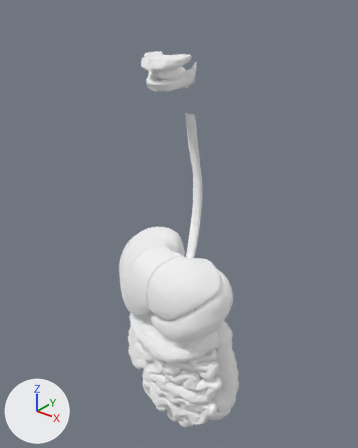
The glTF model assets/anatomy/models/digestive.glb: old version first, new version second.
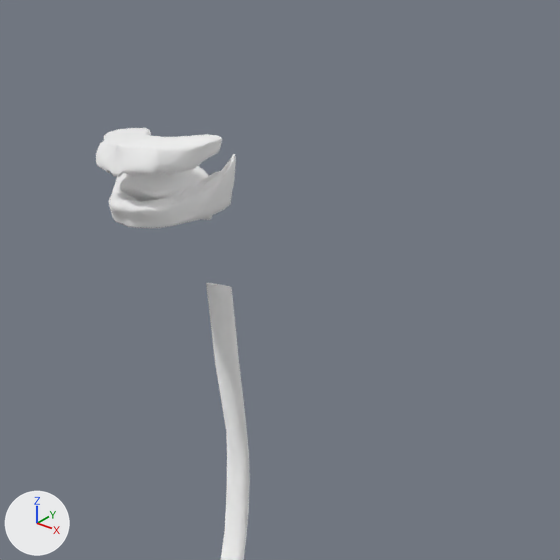
Each version appears first whole from a 50 mm lens placed at (0.445, -0.576, 0.773), pointed at (-0.026, 0.013, 0.408), and next in a close-up on the part from 29% to 91% of the width and 0% to 50% of the height. Lighting does not change. The marker at lower left points along +X, +Y and +Z. The older version's two pictures come first. Where no turn or scale is listed for an object, it has been applied to the vertices.

In view in the first close-up: 'FMA54640', 'FMA59763', 'FMA59764', 'FMA7131' and 2 more.
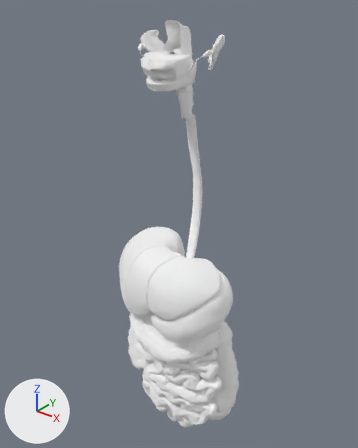
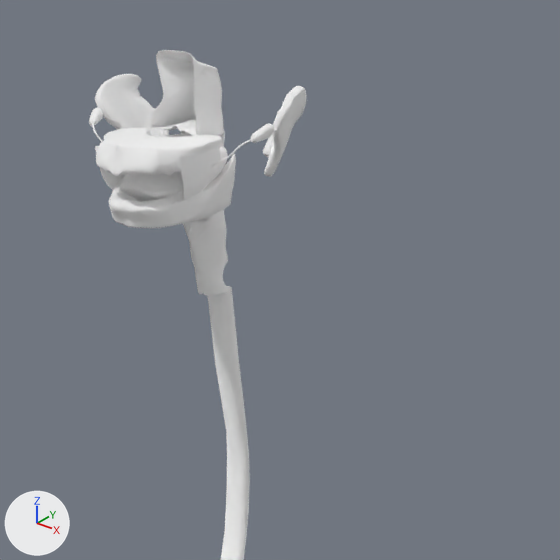
Where the change shows, as pixel boxes [x1, y1, x2, y2] in the close-ups (560 x 560 px):
'ZA_Nasopharynx', added: after [151, 50, 224, 135]
'ZA_Laryngopharynx', added: after [183, 210, 228, 296]
'ZA_Parotid_gland_r', added: after [95, 74, 169, 136]
'ZA_Oropharynx', added: after [95, 131, 228, 200]
'ZA_Parotid_gland_l', added: after [263, 86, 307, 177]
'ZA_Soft_palate', added: after [151, 120, 225, 141]
'ZA_Accessory_parotid_gland_l', added: after [251, 123, 274, 143]
'ZA_Accessory_parotid_gland_r', added: after [89, 108, 103, 126]
'ZA_Parotid_duct_l', added: after [212, 129, 278, 167]

Patch to the scene script:
```diff
--- a/assets/anatomy/models/digestive.glb.py
+++ b/assets/anatomy/models/digestive.glb.py
@@ ob_za_soft_palate @@
+ob_za_soft_palate = bpy.data.objects.new('ZA_Soft_palate', me_za_soft_palate)  # 915 vertices, 1826 faces; spans x -0.0181..0.0181, y -0.0197..0.0197, z -0.0063..0.0063; in mat_digestive (white #ffffff)
+ob_za_soft_palate.location = (-0.0007, -0.0227, 0.6877)
@@ ob_za_parotid_gland_r @@
+ob_za_parotid_gland_r = bpy.data.objects.new('ZA_Parotid_gland_r', me_za_parotid_gland_r)  # 450 vertices, 896 faces; spans x -0.0164..0.0164, y -0.0175..0.0175, z -0.0239..0.0239; in mat_digestive (white #ffffff)
+ob_za_parotid_gland_r.location = (-0.0505, -0.0081, 0.6901)
@@ ob_za_accessory_parotid_gland_r @@
+ob_za_accessory_parotid_gland_r = bpy.data.objects.new('ZA_Accessory_parotid_gland_r', me_za_accessory_parotid_gland_r)  # 108 vertices, 212 faces; spans x -0.00411..0.00411, y -0.00583..0.00583, z -0.00443..0.00443; in mat_digestive (white #ffffff)
+ob_za_accessory_parotid_gland_r.location = (-0.0583, -0.0335, 0.6929)
@@ ob_za_oropharynx @@
+ob_za_oropharynx = bpy.data.objects.new('ZA_Oropharynx', me_za_oropharynx)  # 818 vertices, 1632 faces; spans x -0.0333..0.0333, y -0.0336..0.0336, z -0.022..0.022; in mat_digestive (white #ffffff)
+ob_za_oropharynx.location = (-0.0007, -0.0311, 0.6678)
@@ ob_za_nasopharynx @@
+ob_za_nasopharynx = bpy.data.objects.new('ZA_Nasopharynx', me_za_nasopharynx)  # 763 vertices, 1522 faces; spans x -0.017..0.017, y -0.0199..0.0199, z -0.0213..0.0213; in mat_digestive (white #ffffff)
+ob_za_nasopharynx.location = (-0.0007, -0.0164, 0.7085)
@@ ob_za_parotid_gland_l @@
+ob_za_parotid_gland_l = bpy.data.objects.new('ZA_Parotid_gland_l', me_za_parotid_gland_l)  # 410 vertices, 816 faces; spans x -0.0162..0.0162, y -0.0174..0.0174, z -0.0236..0.0236; in mat_digestive (white #ffffff)
+ob_za_parotid_gland_l.location = (0.0495, -0.008, 0.6903)
@@ ob_za_parotid_duct_l @@
+ob_za_parotid_duct_l = bpy.data.objects.new('ZA_Parotid_duct_l', me_za_parotid_duct_l)  # 242 vertices, 460 faces; spans x -0.0143..0.0143, y -0.0115..0.0115, z -0.01..0.01; in mat_digestive (white #ffffff)
+ob_za_parotid_duct_l.location = (0.0475, -0.033, 0.6852)
@@ ob_za_accessory_parotid_gland_l @@
+ob_za_accessory_parotid_gland_l = bpy.data.objects.new('ZA_Accessory_parotid_gland_l', me_za_accessory_parotid_gland_l)  # 108 vertices, 212 faces; spans x -0.00427..0.00427, y -0.00567..0.00567, z -0.00446..0.00446; in mat_digestive (white #ffffff)
+ob_za_accessory_parotid_gland_l.location = (0.0571, -0.033, 0.6928)
@@ ob_za_laryngopharynx @@
+ob_za_laryngopharynx = bpy.data.objects.new('ZA_Laryngopharynx', me_za_laryngopharynx)  # 733 vertices, 1466 faces; spans x -0.0129..0.0129, y -0.0158..0.0158, z -0.0258..0.0258; in mat_digestive (white #ffffff)
+ob_za_laryngopharynx.location = (-0.0001, -0.0079, 0.622)
```
